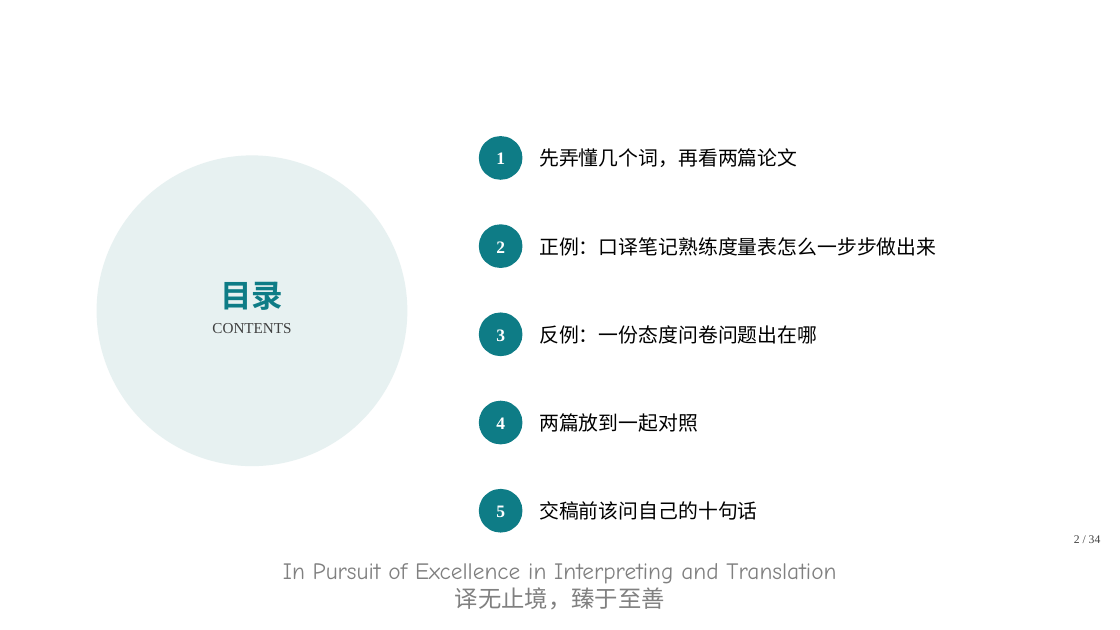
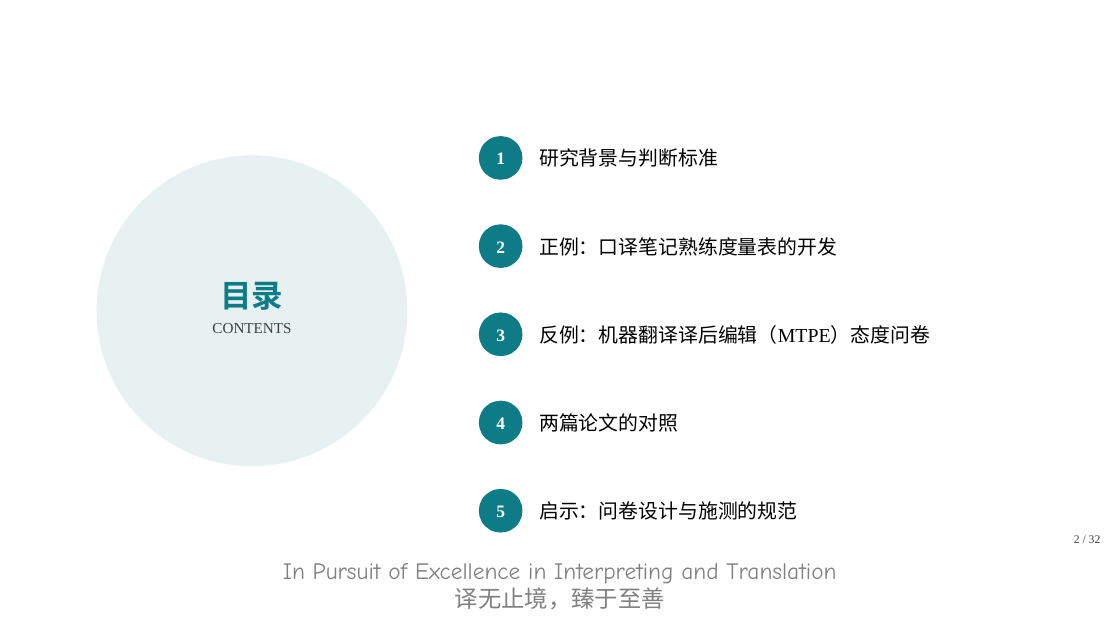
Before and after one commit to CodingGeoff/translation-research-202610, a slide deck: slide 2 of 翻译研究方法/第1组/问卷调查法正反例_v14.pptx. Drawn at 1120x630 pixels with LibreOffice and Linux fonts; fonts in the diff are those of the drawing; background and template pictures are left out. Boxes give left, top, right and bottom in pixels: in the first picture for what was removed or moved away, otherwise in the second. Text is boxed around its words. In the diff, an @@ line names an element or a change of style, - is before the commit and + after.

Commit message:
fix(翻译研究方法第1组): 字体设置补充a:hAnsi标签并更新问卷法正反例PPT

```diff
--- a/翻译研究方法/第1组/问卷调查法正反例_v14.pptx
+++ b/翻译研究方法/第1组/问卷调查法正反例_v14.pptx
@@ text at (539, 148, 718, 167): text changed @@
-先弄懂几个词，再看两篇论文
+研究背景与判断标准
@@ text at (539, 237, 837, 256): text changed @@
-正例：口译笔记熟练度量表怎么一步步做出来
+正例：口译笔记熟练度量表的开发
@@ text at (539, 325, 930, 344): text changed @@
-反例：一份态度问卷问题出在哪
+反例：机器翻译译后编辑（MTPE）态度问卷
@@ text at (539, 413, 678, 432): text changed @@
-两篇放到一起对照
+两篇论文的对照
@@ text at (539, 501, 797, 520): text changed @@
-交稿前该问自己的十句话
+启示：问卷设计与施测的规范
@@ text at (1074, 535, 1101, 543): text changed @@
-2 / 34
+2 / 32
```
Also in this commit, not shown: 17 other slides changed, 1 slide added, 20 other files.
